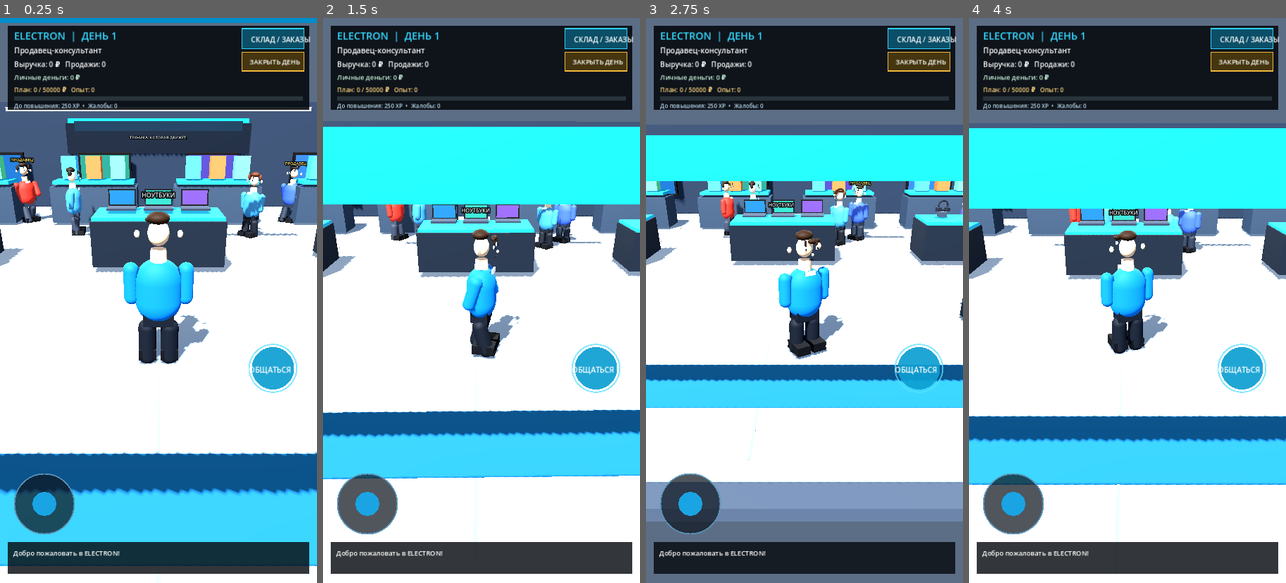
Above: before the commit, frames 1-4 (left to right).
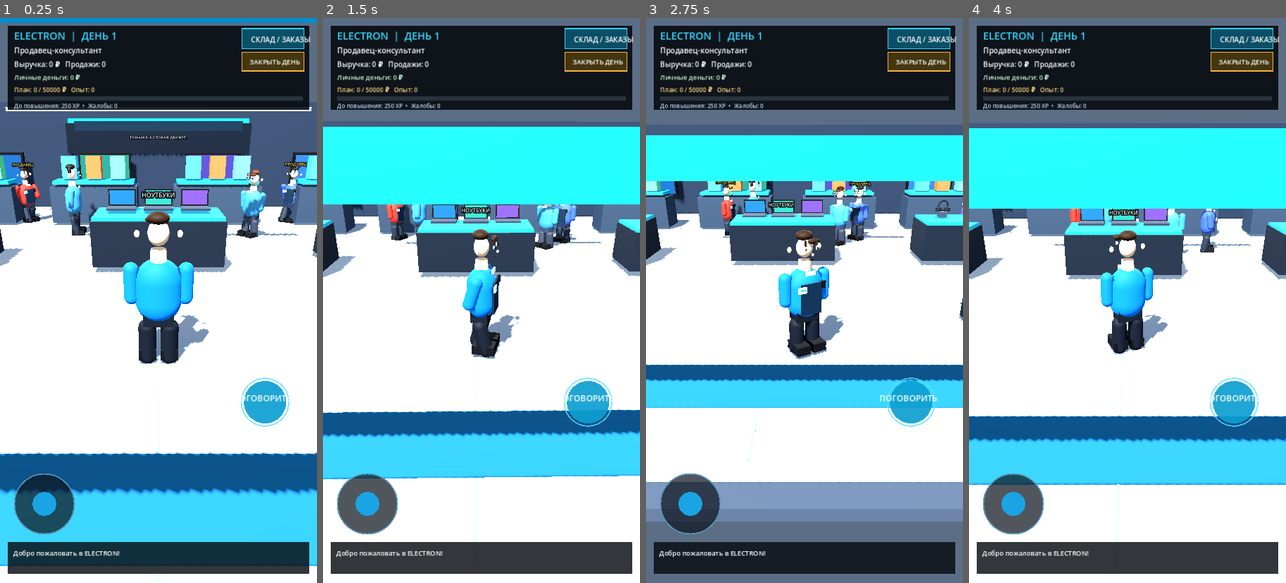
Above: after the commit, the same moments.

Repository: shilinillyaalexandrovich-wq/ELECTRON-3D
Game: Godot game, scene res://scenes/main.tscn
Same seed, same stepped clock (60 frames per second), same inputs: the game is played once before the commit and once after it.
Inputs (mouse positions are in pixels of both pictures, inside the frame that each line leads up to):
- Up to frame 1 (0.25 s): no input
- Up to frame 2 (1.5 s): move the mouse to (551, 272) at 0.52 s; click (551, 272) at 0.67 s; drag from (418, 328) to (465, 413) at 1.27 s
- Up to frame 3 (2.75 s): move the mouse to (836, 176) at 2.02 s; click (836, 176) at 2.17 s
- Up to frame 4 (4 s): drag from (1111, 413) to (1032, 215) at 2.77 s; move the mouse to (1222, 385) at 3.52 s; click (1222, 385) at 3.67 s

The runs differ from the first frame. In frame 1, 2.8% of the frame differs, in the area x 3-97%, y 24-73%; in frame 2, 2.3%; in frame 3, 2.7%; in frame 4, 2.4%.

Commit message:
Make customer interaction larger, clearer and easier to reach

Diff:
--- a/scripts/game.gd
+++ b/scripts/game.gd
@@ -236,7 +236,7 @@
     player.position = Vector3(0, 0.05, 4.5)
     add_child(player)
 
-    CHARACTER_MODEL.add_human(player, Color(0.035, 0.38, 0.72), Color(0.88, 0.66, 0.5), Color(0.16, 0.09, 0.045))
+    CHARACTER_MODEL.add_human(player, Color(0.035, 0.38, 0.72), Color(0.88, 0.66, 0.5), Color(0.16, 0.09, 0.045), "player")
 
     var collision := CollisionShape3D.new()
     var shape := CapsuleShape3D.new()
@@ -273,7 +273,7 @@
         seller.name = "RivalSeller_%d" % i
         seller.position = Vector3(-5.5 + float(i)*11.0,0.0,-5.8)
         add_child(seller)
-        CHARACTER_MODEL.add_human(seller,outfits[i],Color(0.78,0.57,0.43),Color(0.12,0.08,0.05))
+        CHARACTER_MODEL.add_human(seller,outfits[i],Color(0.78,0.57,0.43),Color(0.12,0.08,0.05), "seller")
         var tag := Label3D.new()
         tag.text = "ПРОДАВЕЦ"
         tag.font_size = 15
@@ -442,7 +442,7 @@
         action_button_rect = _get_action_button_rect(size)
         hud.draw_circle(action_button_rect.get_center(), 48, Color(0.05, 0.62, 0.82, 0.92))
         hud.draw_circle(action_button_rect.get_center(), 54, Color(0.35, 0.88, 1.0, 0.75), false, 3.0)
-        hud.draw_string(ThemeDB.fallback_font, Vector2(action_button_rect.position.x - 4, action_button_rect.position.y + 58), "ОБЩАТЬСЯ", HORIZONTAL_ALIGNMENT_CENTER, 126, 17, Color.WHITE)
+        hud.draw_string(ThemeDB.fallback_font, Vector2(action_button_rect.position.x - 4, action_button_rect.position.y + 58), "ПОГОВОРИТЬ", HORIZONTAL_ALIGNMENT_CENTER, 180, 19, Color.WHITE)
 
 func _process(delta: float) -> void:
     if message_time > 0:
@@ -586,13 +586,13 @@
 
 func _get_action_button_rect(size: Vector2) -> Rect2:
     if action_button_center == Vector2.ZERO:
-        action_button_center = Vector2(size.x - 100.0, size.y * 0.62)
+        action_button_center = Vector2(size.x - 118.0, size.y * 0.68)
     _clamp_action_button_center(size)
-    return Rect2(action_button_center - Vector2(66, 48), Vector2(132, 96))
+    return Rect2(action_button_center - Vector2(92, 60), Vector2(184, 120))
 
 func _clamp_action_button_center(size: Vector2) -> void:
-    action_button_center.x = clampf(action_button_center.x, 72.0, size.x - 72.0)
-    action_button_center.y = clampf(action_button_center.y, 250.0, size.y - 90.0)
+    action_button_center.x = clampf(action_button_center.x, 98.0, size.x - 98.0)
+    action_button_center.y = clampf(action_button_center.y, 300.0, size.y - 125.0)
 
 func _dialogue_option_at(position: Vector2) -> bool:
     for rect in dialogue_rects:
@@ -617,18 +617,20 @@
     joystick_vector = Vector2.ZERO if offset.length() < 8.0 * scale_factor else (offset / maxf(1.0, travel)).limit_length(1.0)
 
 func _serve_customer() -> void:
-    if is_instance_valid(active_customer):
+    if is_instance_valid(active_customer) or not is_instance_valid(player):
         return
     var closest: Node3D
-    var best := 4.2
+    var best := 8.0
     for customer in customers:
-        if not is_instance_valid(customer):
+        if not is_instance_valid(customer) or bool(customer.get("is_being_served")):
             continue
-        var distance := player.global_position.distance_to(customer.global_position)
+        var offset := player.global_position - customer.global_position
+        offset.y = 0.0
+        var distance := offset.length()
         if distance < best:
             best = distance
             closest = customer
-    if closest:
+    if is_instance_valid(closest):
         active_customer = closest
         active_customer.begin_service()
         var to_player := player.global_position - active_customer.global_position
@@ -639,9 +641,11 @@
         dialogue_quality = 0
         dialogue_approach = 0
         _set_dialogue_step()
+        message = "Ты начал консультацию с %s." % active_customer.customer_name
+        message_time = 2.0
     else:
-        message = "Подойди ближе к покупателю!"
-        message_time = 2.5
+        message = "Покупатель далеко. Подойди к ближайшему и нажми ПОГОВОРИТЬ."
+        message_time = 3.0
 
 func _set_dialogue_step() -> void:
     if not is_instance_valid(active_customer):
